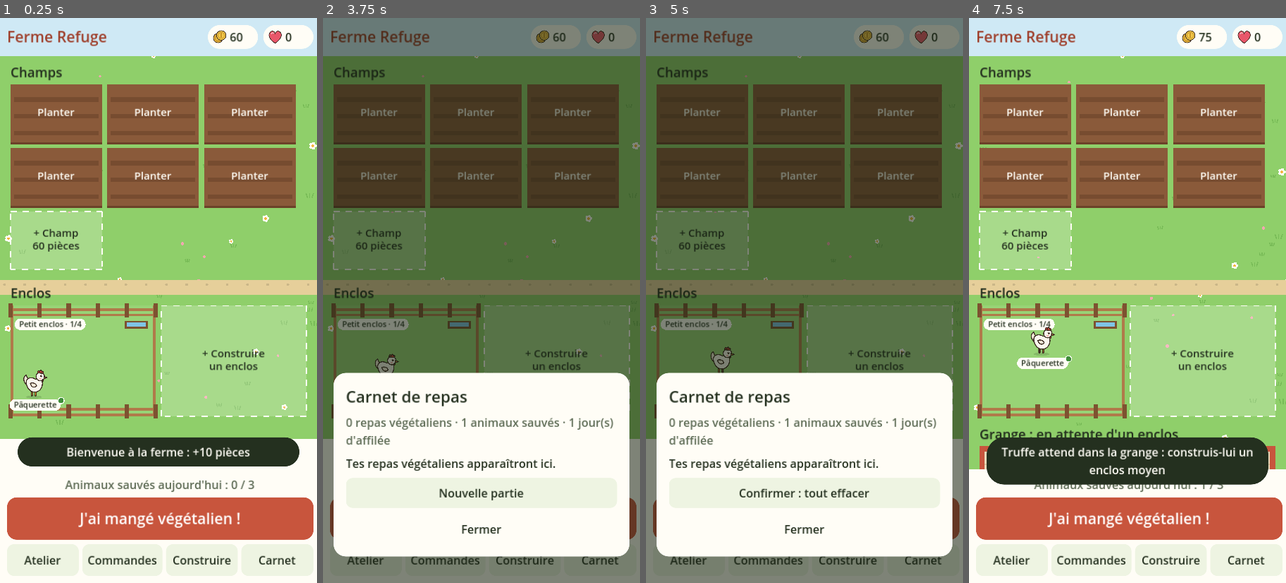
Above: before the commit, frames 1-4 (left to right).
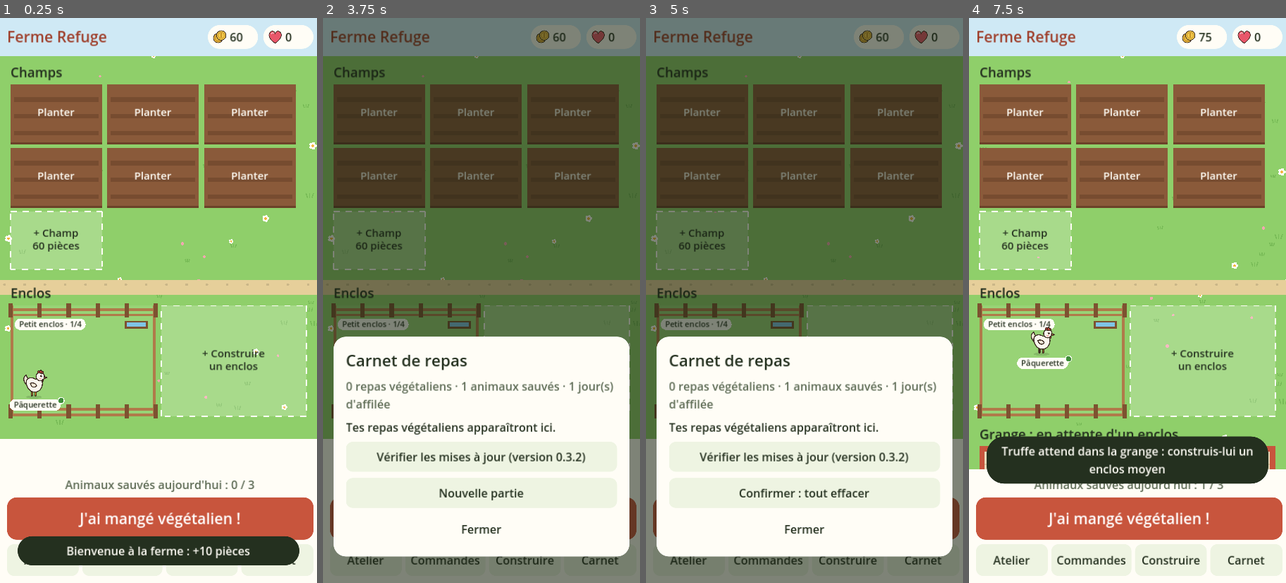
Above: after the commit, the same moments.

Repository: louwnl/jeu-ferme
Game: Godot game, scene res://scenes/main.tscn
The game is run twice, just before and just after one commit, with the same random seed, the same clock (stepped at 60 frames per second) and the same inputs.
Inputs:
- Up to frame 1 (0.25 s): no input
- Up to frame 2 (3.75 s): click "J'ai mangé végétalien !" at 0.5 s; click "Atelier" at 1.25 s; click "Commandes" at 2 s; click "Construire" at 2.75 s; click "Carnet" at 3.5 s
- Up to frame 3 (5 s): click "Nouvelle partie" at 4.25 s
- Up to frame 4 (7.5 s): click "Confirmer : tout effacer" at 5 s; click "J'ai mangé végétalien !" at 5.75 s; click "Oui, c'était végétalien" at 6.5 s; click "Accueillir à la ferme (+15 pi…" at 7.25 s

The runs differ from the first frame. In frame 1, 8.7% of the frame differs, in the area x 5-95%, y 74-97%; in frame 2, 9.5%; in frame 3, 9.5%, in the area x 3-97%, y 56-81%; in frame 4, 1.1%.

Commit message:
Mises à jour depuis le jeu, et bon nombre affiché à la récolte
- La récolte affiche le vrai nombre d'unités (+4 sur un champ niveau 2).
- Au démarrage, le jeu interroge les Releases GitHub et propose
  d'installer une version plus récente ; vérification manuelle dans le
  Carnet. Permission Internet ajoutée.
- Workflow GitHub Actions : à chaque nouvelle version sur main, il
  fabrique l'APK signé avec tools/build_apk.sh et le publie en Release.
- Le petit message s'affiche juste au-dessus des boutons du bas.
- Version 0.3.2.

Co-Authored-By: Claude Opus 5.5 (1M context) <noreply@anthropic.com>
Claude-Session: https://claude.ai/code/session_014mDeWtkfpyamJkZUj9H5vY

Diff:
--- a/project.godot
+++ b/project.godot
@@ -4,6 +4,7 @@
 [application]
 
 config/name="Ferme Refuge"
+config/version="0.3.2"
 config/description="Un jeu de ferme où chaque repas végétalien sauve un animal."
 run/main_scene="res://scenes/main.tscn"
 config/features=PackedStringArray("4.3", "Mobile")
@@ -12,6 +13,7 @@
 [autoload]
 
 Game="*res://scripts/game.gd"
+Updater="*res://scripts/updater.gd"
 
 [display]
 
--- a/scripts/main.gd
+++ b/scripts/main.gd
@@ -16,6 +16,8 @@
 var hearts_label: Label
 var meals_label: Label
 var meal_button: Button
+var update_button: Button
+var bottom_bar: Control
 var overlay: Control
 var panel_box: VBoxContainer
 var toast_label: Label
@@ -86,9 +88,21 @@
 	var bottom := PanelContainer.new()
 	bottom.add_theme_stylebox_override("panel", _box(C_BG, 0, 16))
 	root.add_child(bottom)
+	bottom_bar = bottom
 	var bv := VBoxContainer.new()
 	bv.add_theme_constant_override("separation", 10)
 	bottom.add_child(bv)
+	update_button = Button.new()
+	update_button.visible = false
+	update_button.custom_minimum_size = Vector2(0, 64)
+	update_button.add_theme_stylebox_override("normal", _box(C_GOOD, 16, 10))
+	update_button.add_theme_color_override("font_color", Color.WHITE)
+	update_button.pressed.connect(Updater.open_download)
+	bv.add_child(update_button)
+	Updater.update_found.connect(func(version, _url):
+		update_button.text = "Nouvelle version %s : installer" % version
+		update_button.visible = true)
+	Updater.check()
 	meals_label = Label.new()
 	meals_label.horizontal_alignment = HORIZONTAL_ALIGNMENT_CENTER
 	meals_label.add_theme_color_override("font_color", C_MUTED)
@@ -204,6 +218,9 @@
 
 func toast(msg: String) -> void:
 	toast_label.text = msg
+	# Juste au-dessus des boutons du bas, dont la hauteur change avec la bannière de mise à jour.
+	toast_label.offset_bottom = -bottom_bar.size.y - 14
+	toast_label.offset_top = toast_label.offset_bottom - 60
 	toast_label.visible = true
 	_toast_time = 2.8
 
@@ -211,8 +228,9 @@
 func _on_plot(i: int) -> void:
 	var p: Dictionary = Game.plots[i]
 	if p["crop"] != "" and Game.plot_progress(i) >= 1.0:
+		var amount := Game.plot_yield(i)
 		var crop := Game.harvest(i)
-		toast("+2 %s" % Data.CROPS[crop]["name"])
+		toast("+%d %s" % [amount, Data.CROPS[crop]["name"]])
 	elif p["crop"] != "":
 		toast("%s pousse encore" % Data.CROPS[p["crop"]]["name"])
 	else:
@@ -494,6 +512,12 @@
 	for m in recent:
 		var what: String = m["note"] if m["note"] != "" else "Repas végétalien"
 		_para("%s · %s · %s sauvé·e" % [m["day"], what, m["animal"]])
+	var check := _button(panel_box, "Vérifier les mises à jour (version %s)" % Updater.current_version())
+	check.pressed.connect(func():
+		Updater.check_done.connect(func(found, error):
+			if not found:
+				toast(error if error != "" else "Tu as la dernière version"), CONNECT_ONE_SHOT)
+		Updater.check())
 	var reset := _button(panel_box, "Confirmer : tout effacer" if _confirm_reset else "Nouvelle partie")
 	reset.pressed.connect(func():
 		if _confirm_reset:
--- /dev/null
+++ b/scripts/updater.gd
@@ -0,0 +1,77 @@
+extends Node
+## Vérifie sur GitHub s'il existe une version plus récente du jeu.
+## Les versions sont publiées automatiquement (voir .github/workflows/apk.yml) :
+## chaque version porte une étiquette « v0.3.2 » et le fichier APK en pièce jointe.
+
+signal update_found(version: String, url: String)
+signal check_done(found: bool, error: String)
+
+const RELEASES_URL := "https://api.github.com/repos/louwnl/jeu-ferme/releases/latest"
+
+var latest_version := ""
+var download_url := ""
+var _http: HTTPRequest
+
+
+static func current_version() -> String:
+	return str(ProjectSettings.get_setting("application/config/version", "0.0.0"))
+
+
+## Vrai si a est une version plus récente que b (« 0.10.0 » > « 0.9.3 »).
+static func is_newer(a: String, b: String) -> bool:
+	var pa := a.trim_prefix("v").split(".")
+	var pb := b.trim_prefix("v").split(".")
+	for i in maxi(pa.size(), pb.size()):
+		var x := int(pa[i]) if i < pa.size() else 0
+		var y := int(pb[i]) if i < pb.size() else 0
+		if x != y:
+			return x > y
+	return false
+
+
+func _ready() -> void:
+	_http = HTTPRequest.new()
+	_http.timeout = 15.0
+	add_child(_http)
+	_http.request_completed.connect(_on_completed)
+
+
+func check() -> void:
+	if _http.get_http_client_status() != HTTPClient.STATUS_DISCONNECTED:
+		return
+	var err := _http.request(RELEASES_URL, ["User-Agent: FermeRefuge", "Accept: application/vnd.github+json"])
+	if err != OK:
+		check_done.emit(false, "Impossible de vérifier les mises à jour.")
+
+
+func open_download() -> void:
+	if download_url != "":
+		OS.shell_open(download_url)
+
+
+func _on_completed(result: int, code: int, _headers: PackedStringArray, body: PackedByteArray) -> void:
+	if result != HTTPRequest.RESULT_SUCCESS:
+		check_done.emit(false, "Pas de connexion internet.")
+		return
+	if code == 404:
+		check_done.emit(false, "")  # aucune version publiée pour l'instant
+		return
+	if code != 200:
+		check_done.emit(false, "GitHub ne répond pas (code %d)." % code)
+		return
+	var data = JSON.parse_string(body.get_string_from_utf8())
+	if typeof(data) != TYPE_DICTIONARY:
+		check_done.emit(false, "Réponse de GitHub illisible.")
+		return
+	var tag := str(data.get("tag_name", ""))
+	var url := ""
+	for asset in data.get("assets", []):
+		if str(asset.get("name", "")).ends_with(".apk"):
+			url = str(asset.get("browser_download_url", ""))
+	if url == "" or not is_newer(tag, current_version()):
+		check_done.emit(false, "")
+		return
+	latest_version = tag.trim_prefix("v")
+	download_url = url
+	update_found.emit(latest_version, url)
+	check_done.emit(true, "")
--- a/tests/test_regles.gd
+++ b/tests/test_regles.gd
@@ -40,6 +40,8 @@
 	check.call(G.set_fence(0, "blanc") and not G.set_fence(0, "rouge"), "on ne peint qu'avec une couleur achetée")
 	G.save_game()
 	check.call(G.load_game() and G.animals.size() == 4 and G.plots[1]["level"] == 2 and G.enclosures[0]["fence"] == "blanc", "sauvegarde puis rechargement")
+	var U = root.get_node("Updater")
+	check.call(U.is_newer("v0.3.3", "0.3.2") and U.is_newer("0.10.0", "0.9.9") and not U.is_newer("v0.3.2", "0.3.2") and not U.is_newer("0.3.1", "0.3.2"), "comparaison des versions")
 	G.reset()
 	print("%d échec(s)" % fails)
 	quit(1 if fails else 0)
Not shown, changed: export_presets.cfg
Not shown, added: tools/.gdignore
Not shown, added: .github/workflows/apk.yml
Not shown, changed: README.md
Not shown, added: tools/build_apk.sh
